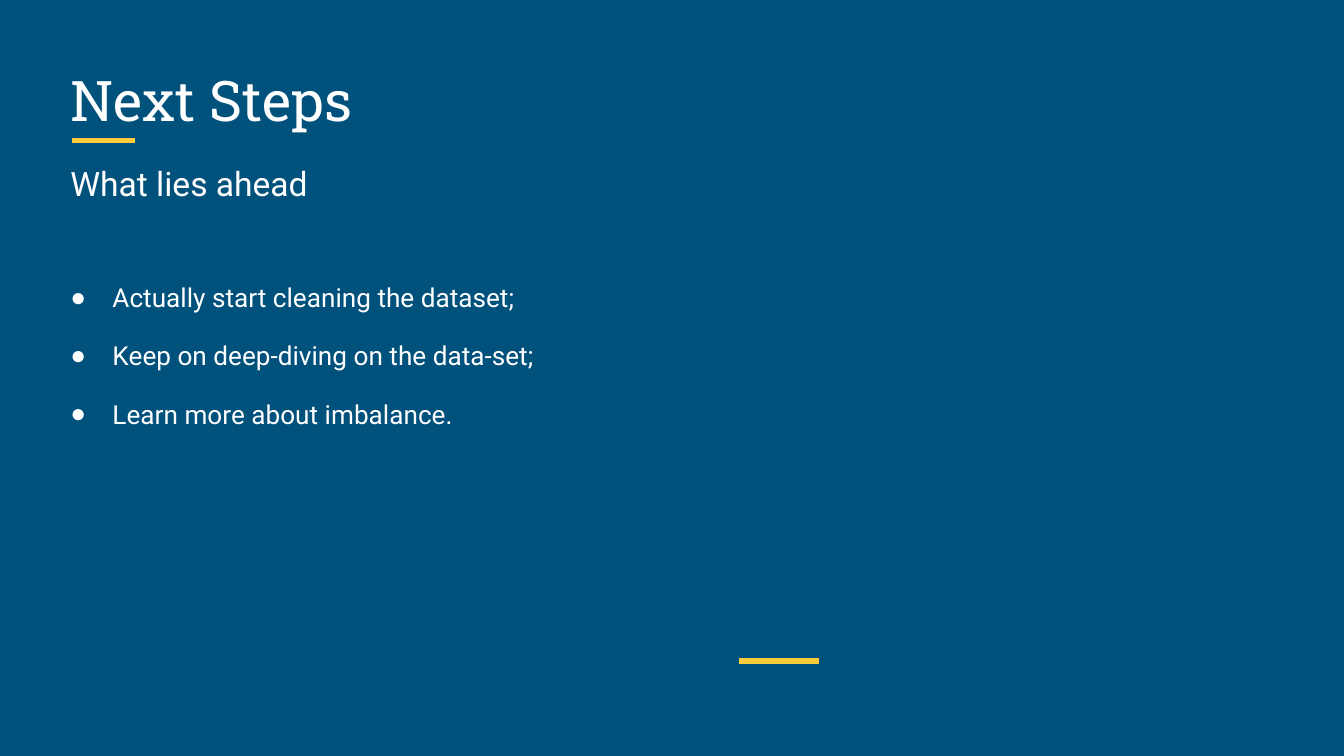
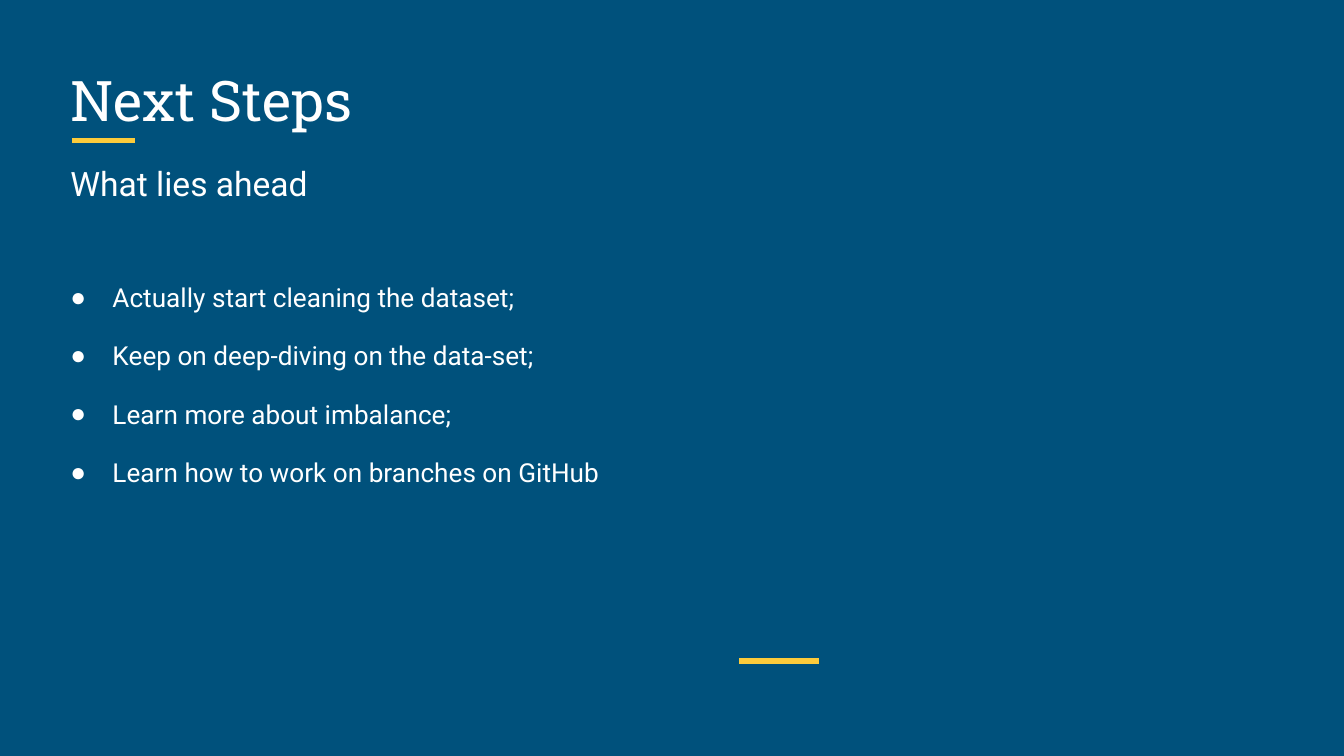
Before and after one commit to leandro-sartini/AISCB_FraudDetection, a slide deck: slide 9 of reports/Week 4 Presentation/Compiled Presentation 1.pptx. Drawn at 1344x756 pixels with LibreOffice and Linux fonts; fonts in the diff are those of the drawing; background and template pictures are left out. Boxes give left, top, right and bottom in pixels: in the first picture for what was removed or moved away, otherwise in the second. Text is boxed around its words. In the diff, an @@ line names an element or a change of style, - is before the commit and + after.

Commit message:
Fixed a minor detail on PPT

```diff
--- a/reports/Week 4 Presentation/Compiled Presentation 1.pptx
+++ b/reports/Week 4 Presentation/Compiled Presentation 1.pptx
@@ text at [112,404,598,483]: text changed @@
-● Learn more about imbalance.
+● Learn more about imbalance;
+● Learn how to work on branches on GitHub
```
